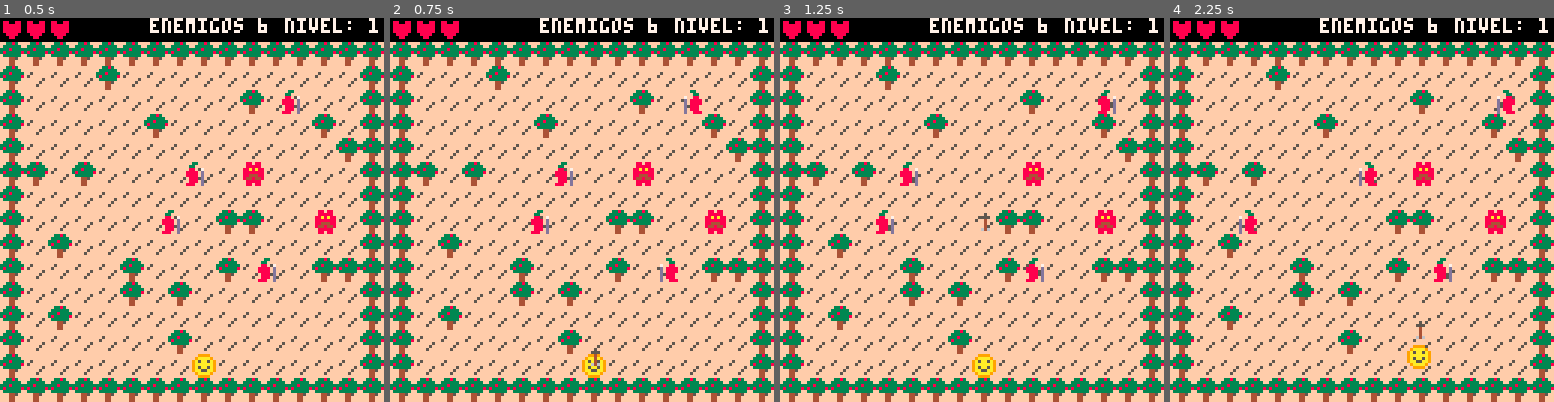
Above: before the commit, frames 1-4 (left to right).
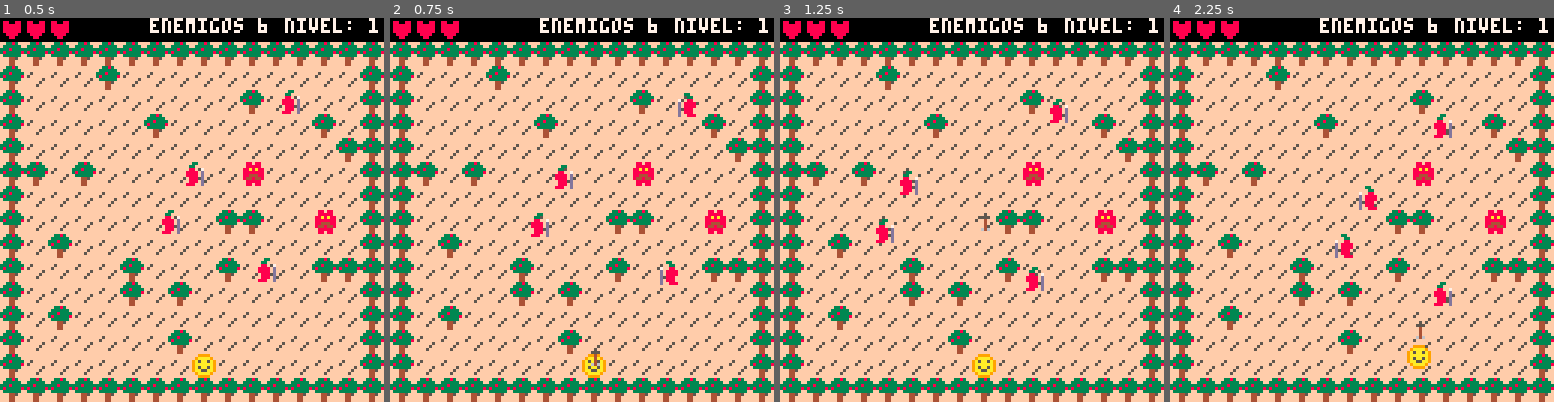
Above: after the commit, the same moments.

Repository: RodrigoS724/trees_archers
Game: PICO-8 cartridge demo.p8
Same seed, same stepped clock (60 frames per second), same inputs: the game is played once before the commit and once after it.
Inputs:
- Up to frame 1 (0.5 s): tap X (X key) at 0.33 s
- Up to frame 2 (0.75 s): tap O (Z key) at 0.7 s
- Up to frame 3 (1.25 s): tap X (X key) at 1.07 s
- Up to frame 4 (2.25 s): hold Right 1.6-2.1 s; tap O (Z key) at 1.7, 2.1 s; tap X (X key) at 1.85 s; hold Up from 2.15 s (still down)

Frame 1 is identical in both runs. In frame 2, 0.6% of the frame differs, in the area x 36-82%, y 18-70%; in frame 3, 1.0%; in frame 4, 1.5%, in the area x 17-90%, y 18-75%.

Commit message:
Pimiento update
Ahora se mueve levemente en el eje vertical, si colisiona cambia de dirección

Diff:
--- a/demo.p8
+++ b/demo.p8
@@ -19,6 +19,8 @@
 tiempo_mostrar_cura = 0 -- temporizador para mostrar el +1
 aumento_recodigos = 0
 tiempo_mostrar_aumento = 0
+enemigo1_y_vel = 0.15 -- Velocidad del movimiento vertical
+enemigo1_direccion = 1 -- 1 para abajo, -1 para arriba
 
 -- ENTIDAD BASE
 Entidad = {
@@ -197,15 +199,23 @@
 end
 
 function Enemigo:Movimiento()
+    -- Movimiento lateral (horizontal)
     local dx = self.direccion * self.velocidad
     local col_x = self.x + (self.direccion == -1 and 0 or self.ancho)
-	    if not ColisionConTerrenoCompleto(col_x + dx, self.y, self.ancho, self.alto) then
+    if not ColisionConTerrenoCompleto(col_x + dx, self.y, self.ancho, self.alto) then
         self.x += dx
     else
-        self.direccion *= -1
-    end
-end
-
+        self.direccion *= -1 -- Cambiar dirección si colisiona lateralmente
+    end
+
+    -- Movimiento vertical (subir y bajar)
+    local nuevo_y = self.y + (enemigo1_direccion * enemigo1_y_vel)
+    if not ColisionConTerrenoCompleto(self.x, nuevo_y, self.ancho, self.alto) then
+        self.y = nuevo_y
+    else
+        enemigo1_direccion *= -1 -- Cambiar dirección si colisiona con el fondo o techo
+    end
+end
 function Enemigo:ColisionConJugador()
     if self.x < jugador.x + jugador.ancho
             and self.x + self.ancho > jugador.x
@@ -563,7 +572,7 @@
     if not stat(57) then
         music(0)
     end
-        if jugador.muerto then
+    if jugador.muerto then
         if btnp(4) or btnp(5) then
             estado_juego = "jugando"
             iniciar_juego(true)
